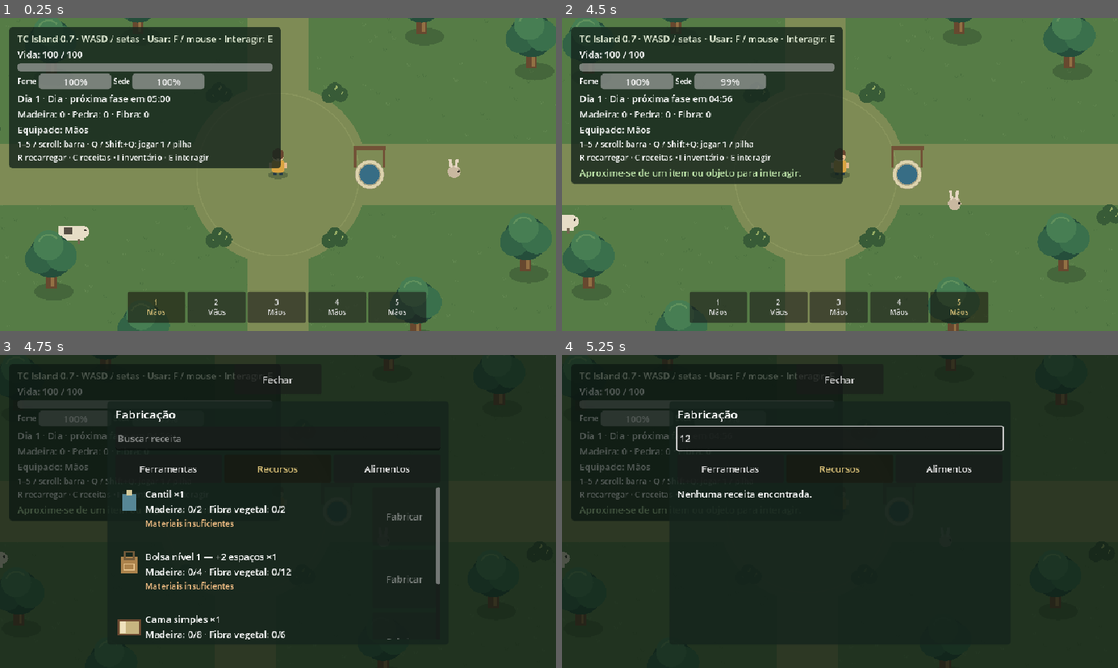
Above: before the commit, frames 1-4 (two rows, left to right).
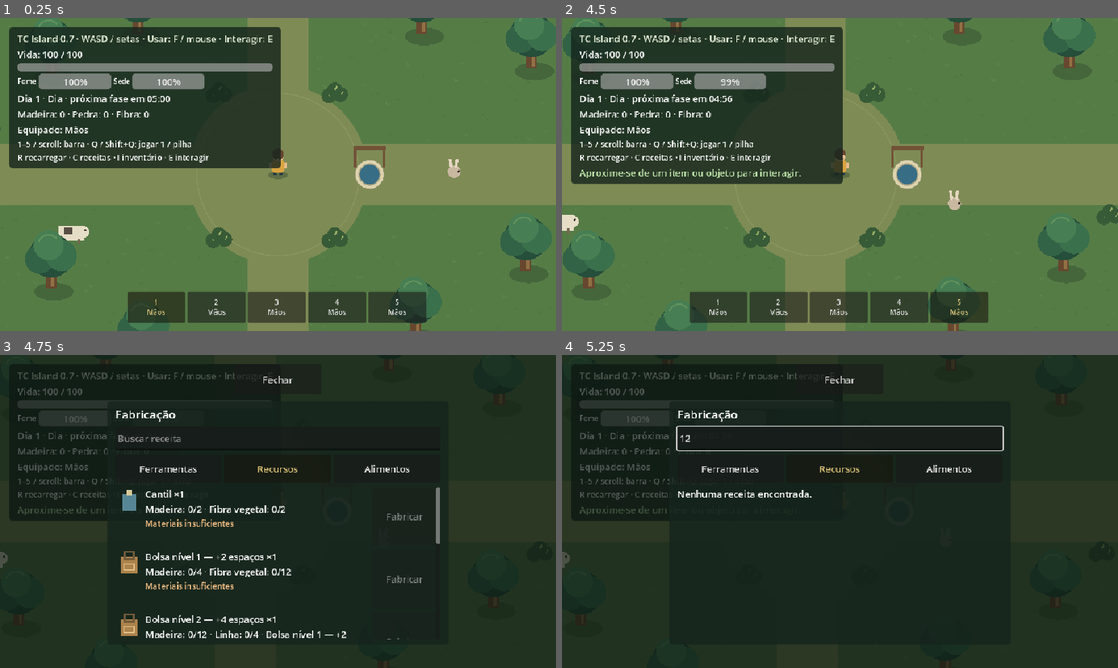
Above: after the commit, the same moments.

Repository: GustavoTc-Web/Tece-Island
Game: Godot game, scene res://scenes/world.tscn
Two runs of this game, one before a commit and one after it. Both use one fixed random seed, a clock stepped at 60 frames per second and the inputs below. This scene is started directly instead of the project's main scene.
Inputs (mouse positions are in pixels of both pictures, inside the frame that each line leads up to):
- Up to frame 1 (0.25 s): no input
- Up to frame 2 (4.5 s): click "1 Mãos" at 0.5 s; click "2 Mãos" at 1.25 s; click "3 Mãos" at 2 s; click "4 Mãos" at 2.75 s; click "5 Mãos" at 3.5 s; tap Enter at 4.25 s; move the mouse to (962, 158) at 4.27 s; hold D (move_right) from 4.28 s (still down); hold E (collect) from 4.28 s (still down); click (962, 158) at 4.42 s
- Up to frame 3 (4.75 s): keep holding D (move_right); keep holding E (collect); tap C (crafting) at 4.55 s
- Up to frame 4 (5.25 s): release D (move_right) at 5 s; release E (collect) at 5 s; click (840, 439) at 5.02 s; type "12" at 5.1 s

Frames 1-2 are identical in both runs. In frame 3, 0.9% of the frame differs, in the area x 21-80%, y 60-91%; in frame 4, nothing differs.

Commit message:
feat: adicionar quatro níveis de bolsa com melhorias atômicas

Diff:
--- a/scripts/crafting_view.gd
+++ b/scripts/crafting_view.gd
@@ -94,7 +94,8 @@
 		if visible: count += 1
 		var lines := PackedStringArray()
 		for item in ResourceRules.ingredients(id):
-			lines.append("%s: %d/%d" % [ItemCatalog.title(item), inventory.count_item(item), ResourceRules.ingredients(id)[item]])
+			var available: int = 1 if inventory.backpack.get("item", "") == item else inventory.count_item(item)
+			lines.append("%s: %d/%d" % [ItemCatalog.title(item), available, ResourceRules.ingredients(id)[item]])
 		labels[id].text = "%s ×%d\n%s" % [recipe.name, int(recipe.get("quantity", 1)), " · ".join(lines)]
 		var error := inventory.craft_error(id)
 		hud.recipe_buttons[id].disabled = error != ""
--- a/scripts/hud.gd
+++ b/scripts/hud.gd
@@ -153,7 +153,7 @@
 		show_message("Mochilas fora da arena de teste")
 		return
 	if not inventory.remove_backpack():
-		show_message("Remoção bloqueada: itens e mochila precisam caber em 7 espaços.")
+		show_message("Remoção bloqueada: esvazie os espaços extras e reserve espaço para a bolsa.")
 
 
 func _input(event: InputEvent) -> void:
@@ -302,7 +302,7 @@
 		selected_slot = -1
 	$InventoryPanel/Panel/Scroll/Rows/Title.text = "Inventário · %d espaços · I / Esc para fechar" % inventory.capacity
 	if $InventoryPanel/Panel/Scroll/Rows.has_node("BackpackSlot"):
-		$InventoryPanel/Panel/Scroll/Rows/BackpackSlot/Remove.text = "Bolsa nível 1 — +2 espaços · Retirar" if not inventory.backpack.is_empty() else "Vazio"
+		$InventoryPanel/Panel/Scroll/Rows/BackpackSlot/Remove.text = ItemCatalog.title(inventory.backpack.item) + " · Retirar" if not inventory.backpack.is_empty() else "Vazio"
 		$InventoryPanel/Panel/Scroll/Rows/BackpackSlot/Remove.disabled = inventory.backpack.is_empty()
 	var data := inventory.slots
 	for index in range(quick_buttons.size()):
@@ -325,7 +325,7 @@
 		slot_buttons[index].text = "%d\n%s" % [index + 1, title]
 		slot_buttons[index].modulate = Color("f2d786") if index == selected_slot else Color.WHITE
 	var item: String = data[selected_slot].get("item", "") if selected_slot >= 0 else ""
-	$InventoryPanel/Panel/Scroll/Rows/Equip.disabled = not ItemCatalog.is_equippable(item) and item != "mochila"
+	$InventoryPanel/Panel/Scroll/Rows/Equip.disabled = not ItemCatalog.is_equippable(item) and ItemCatalog.bag_level(item) == 0
 	$InventoryPanel/Panel/Scroll/Rows/Selection.text = "Selecionado: " + ItemCatalog.title(item) if item != "" else "Selecione ferramenta, mochila ou objeto."
 
 
--- a/scripts/inventory.gd
+++ b/scripts/inventory.gd
@@ -32,7 +32,7 @@
 	reset()
 
 func calculated_capacity(equipped: bool = true) -> int:
-	return base_capacity + (backpack_bonus if equipped else 0)
+	return base_capacity + (backpack_bonus * maxi(1, ItemCatalog.bag_level(backpack.get("item", ""))) if equipped else 0)
 
 func reset() -> void:
 	backpack = {}
@@ -111,18 +111,20 @@
 	if ItemCatalog.is_equippable(id) and count_item(id) > 0: return "Ferramenta já fabricada"
 	if id == "mochila" and not backpack.is_empty(): return "Bolsa nível 1 já equipada"
 	var recipe: Dictionary = ResourceRules.RECIPES[id]
-	if wood < recipe.wood or stone < recipe.stone or count_item("fibra") < int(recipe.get("fiber", 0)) or count_item("carne_crua") < int(recipe.get("meat", 0)): return "Materiais insuficientes"
+	if recipe.has("previous_bag") and backpack.get("item", "") != recipe.previous_bag:
+		return "Equipe %s para melhorar" % ItemCatalog.title(recipe.previous_bag)
+	for ingredient in ResourceRules.ingredients(id):
+		if ingredient == recipe.get("previous_bag", ""): continue
+		if count_item(ingredient) < ResourceRules.ingredients(id)[ingredient]: return "Materiais insuficientes"
 	if _craft_plan(id).is_empty(): return "Inventário cheio"
 	return ""
 
 func _craft_plan(id: String) -> Array[Dictionary]:
 	var plan: Array[Dictionary] = _slots.duplicate(true)
 	var recipe: Dictionary = ResourceRules.RECIPES[id]
-	_consume(plan, "madeira", recipe.wood)
-	_consume(plan, "pedra", recipe.stone)
-	_consume(plan, "fibra", int(recipe.get("fiber", 0)))
-	_consume(plan, "carne_crua", int(recipe.get("meat", 0)))
-	if id == "mochila": return plan
+	for ingredient in ResourceRules.ingredients(id):
+		if ingredient != recipe.get("previous_bag", ""): _consume(plan, ingredient, ResourceRules.ingredients(id)[ingredient])
+	if ItemCatalog.bag_level(id) > 0: return plan
 	if id in ItemCatalog.STACKABLE:
 		for slot in plan:
 			if slot.get("item", "") == id and slot.quantity < stack_limit:
@@ -141,7 +143,7 @@
 func craft(id: String) -> bool:
 	if not can_craft(id): return false
 	_slots = _craft_plan(id)
-	if id == "mochila":
+	if ItemCatalog.bag_level(id) > 0:
 		backpack = {"item": id, "quantity": 1}
 		_resize_capacity()
 	_notify()
@@ -159,7 +161,7 @@
 
 func equip_slot(index: int) -> bool:
 	if index < 0 or index >= _slots.size(): return false
-	if _slots[index].get("item", "") == "mochila": return equip_backpack(index)
+	if ItemCatalog.bag_level(_slots[index].get("item", "")) > 0: return equip_backpack(index)
 	selected_index = index
 	_notify()
 	return true
@@ -182,7 +184,7 @@
 	return false
 
 func equip_backpack(index: int) -> bool:
-	if not backpack.is_empty() or slot_data(index).get("item", "") != "mochila": return false
+	if not backpack.is_empty() or ItemCatalog.bag_level(slot_data(index).get("item", "")) == 0: return false
 	backpack = _slots[index].duplicate(true)
 	_slots[index] = {}
 	_resize_capacity()
@@ -190,6 +192,9 @@
 	return true
 
 func backpack_plan(drop: bool = false) -> Array[Dictionary]:
+	# Never silently rearrange occupied extra spaces while removing the bag.
+	for i in range(base_capacity, _slots.size()):
+		if not _slots[i].is_empty(): return []
 	var plan: Array[Dictionary] = []
 	for slot in _slots:
 		if slot.is_empty(): continue
@@ -297,3 +302,28 @@
 	backpack = state.get("backpack", {}).duplicate(true)
 	selected_index = int(state.get("selected", 0))
 	_notify()
+
+
+func restore_state(state: Dictionary) -> bool:
+	# Validated game state only; authentication tokens never enter this format.
+	var bag: Dictionary = state.get("backpack", {}).duplicate(true)
+	if not bag.is_empty() and ItemCatalog.bag_level(bag.get("item", "")) == 0: return false
+	var loaded: Array[Dictionary] = []
+	for slot in state.get("slots", []):
+		if not slot is Dictionary: return false
+		if not slot.is_empty() and (int(slot.get("quantity", 0)) <= 0 or (not ItemCatalog.NAMES.has(slot.get("item", "")) and not ResourceRules.RECIPES.has(slot.get("item", "")))): return false
+		loaded.append(slot.duplicate(true))
+	var expected := base_capacity + ItemCatalog.bag_level(bag.get("item", "")) * backpack_bonus
+	for i in range(expected, loaded.size()):
+		if not loaded[i].is_empty(): return false
+	loaded.resize(expected)
+	for i in range(loaded.size()):
+		if loaded[i] == null: loaded[i] = {}
+	backpack = bag
+	_slots = loaded
+	capacity = expected
+	selected_index = clampi(int(state.get("selected", 0)), -1, capacity - 1)
+	next_weapon_uid = 1
+	for slot in _slots: next_weapon_uid = maxi(next_weapon_uid, int(slot.get("uid", 0)) + 1)
+	_notify()
+	return true
--- a/scripts/item_catalog.gd
+++ b/scripts/item_catalog.gd
@@ -1,8 +1,11 @@
 class_name ItemCatalog
 extends RefCounted
 
-const STACKABLE := ["madeira", "pedra", "fibra", "municao_pistola", "cartucho", "carne_crua", "carne_cozida"]
-const NAMES := {"madeira": "Madeira", "pedra": "Pedra", "fibra": "Fibra vegetal", "mochila": "Bolsa nível 1 — +2 espaços",  …(254 unchanged characters)…
+const STACKABLE := ["madeira", "pedra", "fibra", "linha", "municao_pistola", "cartucho", "carne_crua", "carne_cozida"]
+const NAMES := {"madeira": "Madeira", "pedra": "Pedra", "fibra": "Fibra vegetal", "linha": "Linha", "mochila": "Bolsa nível 1 — +2 espaços",  …(254 unchanged characters)…
+
+static func bag_level(item: String) -> int:
+	return {"mochila": 1, "mochila_2": 2, "mochila_3": 3, "mochila_4": 4}.get(item, 0)
 
 static func is_consumable(item: String) -> bool:
 	return item in ["carne_cozida", "cantil"]
--- a/scripts/resource_rules.gd
+++ b/scripts/resource_rules.gd
@@ -6,6 +6,9 @@
 	"cantil": {"name": "Cantil", "category": "agua", "material": "", "wood": 2, "stone": 0, "fiber": 2},
 	"carne_cozida": {"name": "Carne cozida", "category": "comida", "material": "", "wood": 1, "stone": 0, "fiber": 0, "meat": 1},
 	"mochila": {"name": "Bolsa nível 1 — +2 espaços", "category": "mochila", "material": "", "wood": 4, "stone": 0, "fiber": 12},
+	"mochila_2": {"name": "Bolsa nível 2 — +4 espaços", "category": "mochila", "material": "", "wood": 12, "stone": 0, "thread": 4, "previous_bag": "mochila"},
+	"mochila_3": {"name": "Bolsa nível 3 — +6 espaços", "category": "mochila", "material": "", "wood": 20, "stone": 0, "thread": 8, "previous_bag": "mochila_2"},
+	"mochila_4": {"name": "Bolsa nível 4 — +8 espaços", "category": "mochila", "material": "", "wood": 30, "stone": 0, "thread": 12, "previous_bag": "mochila_3"},
 	"cama": {"name": "Cama simples", "category": "estrutura", "material": "", "wood": 8, "stone": 0, "fiber": 6},
 	"fogueira": {"name": "Fogueira", "category": "estrutura", "material": "", "wood": 4, "stone": 5, "fiber": 0},
 	"machado_madeira": {"name": "Machado de madeira", "category": "machado", "material": "madeira", "wood": 3, "stone": 0},
@@ -42,6 +45,7 @@
 	var result := {}
 	for pair in [["wood", "madeira"], ["stone", "pedra"], ["fiber", "fibra"], ["meat", "carne_crua"], ["thread", "linha"], ["glass", "vidro"]]:
 		if int(recipe.get(pair[0], 0)) > 0: result[pair[1]] = int(recipe[pair[0]])
+	if recipe.has("previous_bag"): result[recipe.previous_bag] = 1
 	return result
 
 
--- a/tests/browser_fixture.gd
+++ b/tests/browser_fixture.gd
@@ -18,6 +18,8 @@
 	match request.action:
 		"items":
 			inv.reset()
+			for item in request.items: inv.add_item(item)
+		"add":
 			for item in request.items: inv.add_item(item)
 		"position": player.position = Vector2(request.x, request.y)
 		"clear_drops":
@@ -64,6 +66,8 @@
 		for id in hud.recipe_buttons:
 			if hud.recipe_buttons[id].is_visible_in_tree(): data.recipes[id] = rect(hud.recipe_buttons[id])
 		data.search = rect(hud.crafting_view.search)
+		data.capacity = inv.capacity
+		data.backpack = inv.backpack
 		data.recipe_descriptions = {}
 		for id in hud.crafting_view.labels:
 			data.recipe_descriptions[id] = hud.crafting_view.labels[id].text
--- /dev/null
+++ b/tests/validate_bags.gd
@@ -0,0 +1,55 @@
+extends SceneTree
+var failures := 0
+var checks := 0
+func _initialize() -> void: call_deferred("run")
+func check(value: bool, label: String) -> void:
+	checks += 1
+	if not value: failures += 1
+	print("PASS: " if value else "FAIL: ", label)
+func run() -> void:
+	var inv := ResourceInventory.new()
+	root.add_child(inv)
+	check(inv.capacity == 7, "Sete espaços básicos")
+	inv.add_resource("madeira", 4)
+	inv.add_resource("fibra", 12)
+	check(inv.craft("mochila") and inv.capacity == 9, "Receita nível 1 preservada")
+	inv.add_item({"item": "pistola", "quantity": 1, "loaded": 5})
+	inv.add_item({"item": "cantil", "quantity": 1, "water": 2})
+	var gun := inv.slot_data(0)
+	check(inv.craft_error("mochila_3").contains("Equipe"), "Não pode pular nível")
+	for upgrade in [["mochila_2", 12, 4, 11], ["mochila_3", 20, 8, 13], ["mochila_4", 30, 12, 15]]:
+		inv.add_resource("madeira", upgrade[1])
+		inv.add_resource("linha", upgrade[2])
+		var before := inv.network_state()
+		check(not inv.craft("mochila"), "Não acumula outra bolsa nível 1")
+		check(before == inv.network_state(), "Receita rejeitada preserva tudo")
+		check(inv.craft(upgrade[0]) and inv.capacity == upgrade[3], "Melhoria substitui bolsa: " + upgrade[0])
+		check(inv.wood == 0 and inv.count_item("linha") == 0 and inv.count_item(upgrade[0]) == 0, "Custos exatos; bolsa equipada sem duplicação")
+		check(inv.slot_data(0) == gun and inv.slot_data(1).water == 2, "Arma e cantil preservados")
+	var saved := inv.network_state()
+	var loaded := ResourceInventory.new()
+	root.add_child(loaded)
+	check(loaded.restore_state(saved) and loaded.capacity == 15 and loaded.slots == inv.slots and loaded.backpack == inv.backpack, "Carregar preserva bolsa, inventário e propriedades")
+	inv.add_resource("pedra", 1)
+	inv.swap_slots(2, 14)
+	var full := inv.network_state()
+	check(not inv.remove_backpack() and full == inv.network_state(), "Espaço extra ocupado bloqueia retirada sem perda")
+	inv.swap_slots(14, 2)
+	check(inv.remove_backpack() and inv.capacity == 7 and inv.count_item("mochila_4") == 1, "Retirada com espaços livres conserva bolsa")
+	var index := -1
+	for i in range(inv.capacity):
+		if inv.slot_data(i).get("item", "") == "mochila_4": index = i
+	check(inv.equip_backpack(index) and inv.capacity == 15, "Equipar nível 4 devolve oito espaços")
+	inv.add_resource("mochila_2", 1)
+	check(inv.capacity == 15, "Bolsa guardada não soma capacidade")
+	var old := {"slots": [{"item": "cantil", "quantity": 1, "water": 3}], "backpack": {"item": "mochila", "quantity": 1}, "selected": 0}
+	check(loaded.restore_state(old) and loaded.capacity == 9 and loaded.slot_data(0).water == 3, "Estado anterior de bolsa nível 1 continua válido")
+	var bad := old.duplicate(true)
+	bad.backpack.item = "desconhecida"
+	var snapshot := loaded.network_state()
+	check(not loaded.restore_state(bad) and loaded.network_state() == snapshot, "Estado inválido rejeitado sem substituir progresso")
+	inv.queue_free()
+	loaded.queue_free()
+	await process_frame
+	print("%d verificações, %d falhas" % [checks, failures])
+	quit(1 if failures else 0)
Not shown, changed: docs/PROGRESSO.md
Not shown, added: tools/bags-validation.mjs
